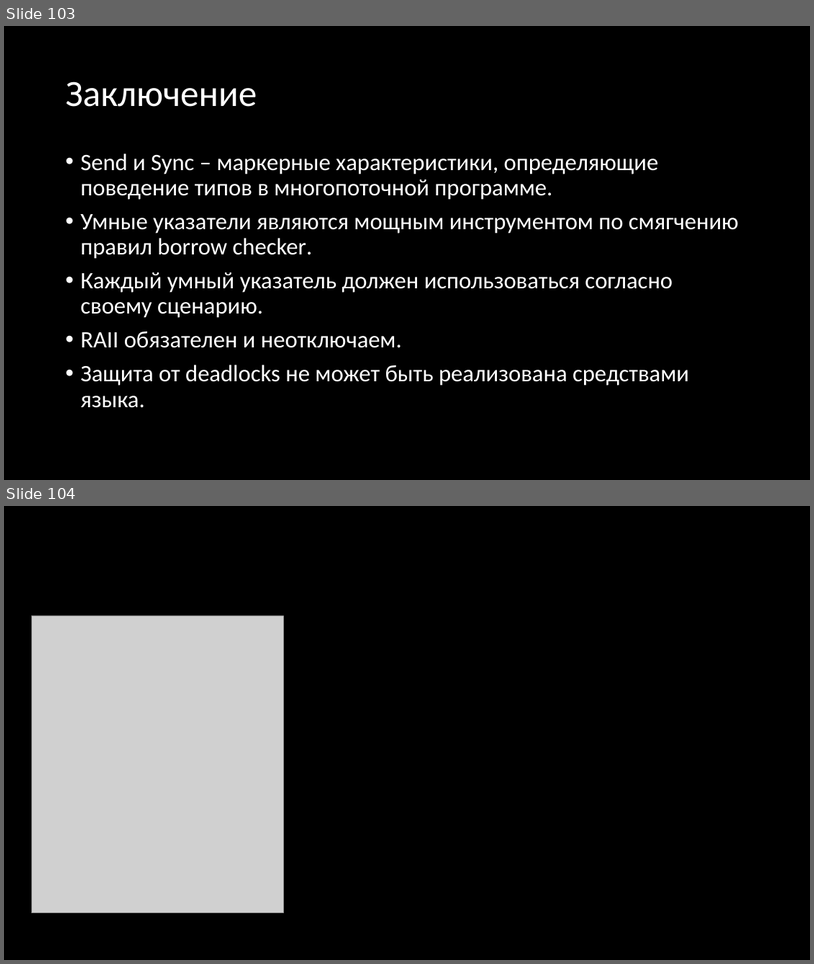
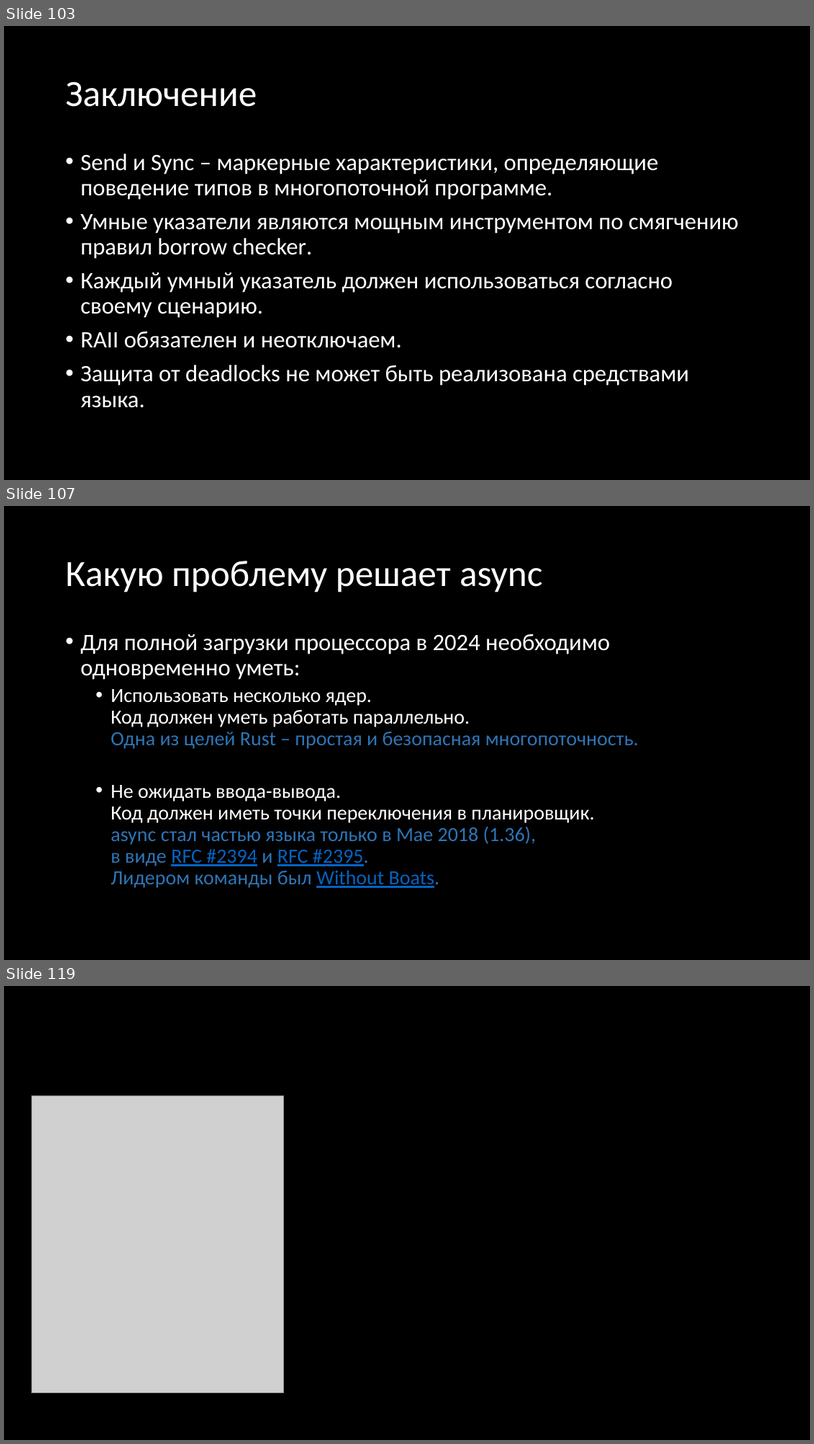
Before and after one commit to Gordon01/learn-rust, a slide deck: keynotes/Rust 2024.pptx. Shown one above the other, each under a label of ours: slides 103 and 104 before the commit, slides 103, 107 and 119 after it; the slides between them are not shown. The pictures are 814x964 and 814x1444 pixels, drawn with LibreOffice and Linux fonts; fonts in the diff are those of the drawing; grey boxes stand for pictures. Boxes give left, top, right and bottom in pixels: in the first picture for what was removed or moved away, otherwise in the second. Text is boxed around its words. In the diff, an @@ line names an element or a change of style, - is before the commit and + after.

```diff
--- a/keynotes/Rust 2024.pptx
+++ b/keynotes/Rust 2024.pptx
@@ slide 107 added at [4, 506, 810, 960], background #000000 @@
@@ title added at [65, 561, 543, 592], 44 pt, text #FFFFFF @@
+Какую проблему решает async
@@ text added at [80, 633, 639, 888], 24 pt, text #FFFFFF @@
+• Для полной загрузки процессора в 2024 необходимо одновременно уметь:
+  • Использовать несколько ядер.
+    Код должен уметь работать параллельно.
+    Одна из целей Rust – простая и безопасная многопоточность.
+  • Не ожидать ввода-вывода.
+    Код должен иметь точки переключения в планировщик.
+    async стал частью языка только в Мае 2018 (1.36),
+    в виде RFC #2394 и RFC #2395.
+    Лидером команды был Without Boats.
@@ what was slide 104 is now slide 119 @@
```
Also in this commit, not shown: 14 other slides added.
